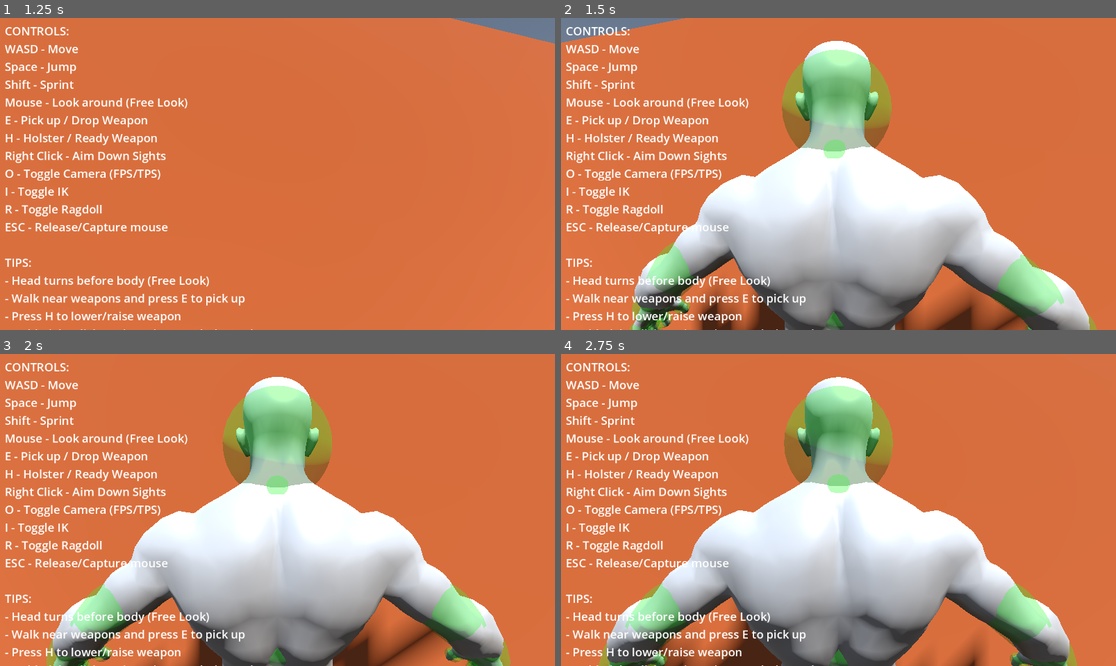
Above: before the commit, frames 1-4 (two rows, left to right).
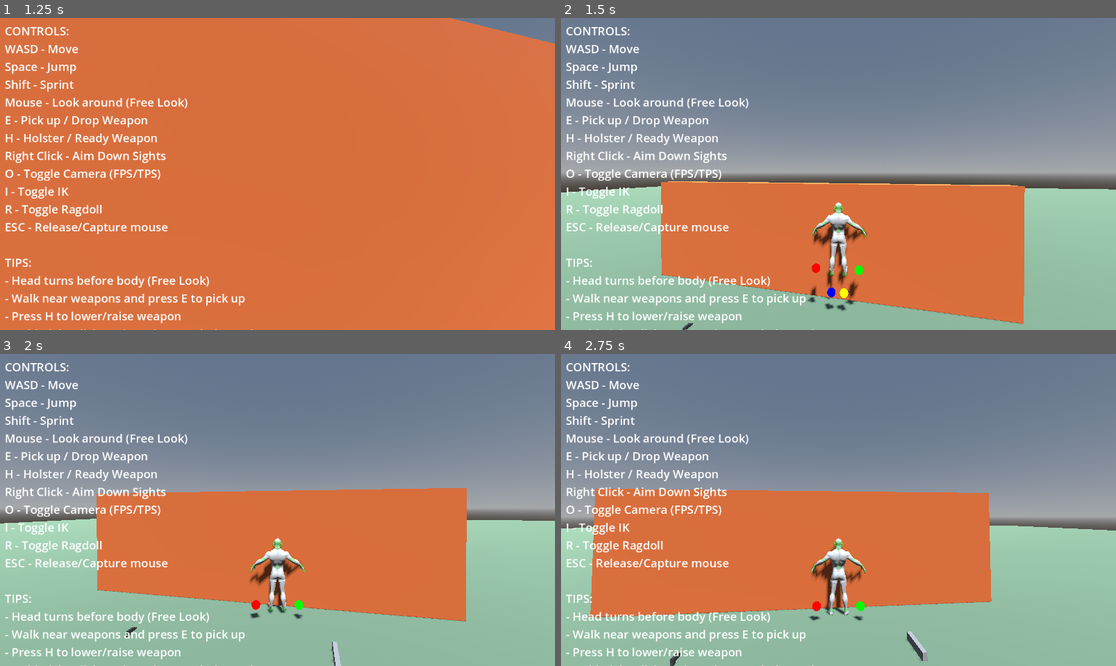
Above: after the commit, the same moments.

Repository: lmf-git/fpsikanimragdoll
Game: Godot game, scene res://world.tscn
Two runs of this game, one before a commit and one after it. Both use one fixed random seed, a clock stepped at 60 frames per second and the inputs below.
Inputs (mouse positions are in pixels of both pictures, inside the frame that each line leads up to):
- Up to frame 1 (1.25 s): tap Enter at 0.5 s; move the mouse to (305, 174) at 0.52 s; hold W (move_forward) from 0.53 s (still down); hold Shift (sprint) from 0.53 s (still down); click (305, 174) at 0.67 s; tap Space (jump) at 0.77 s
- Up to frame 2 (1.5 s): keep holding W (move_forward); move the mouse to (810, 174) at 1.27 s; release Shift (sprint) at 1.28 s; tap O (toggle_camera) at 1.35 s
- Up to frame 3 (2 s): keep holding W (move_forward); tap Space (jump) at 1.52 s
- Up to frame 4 (2.75 s): keep holding W (move_forward); move the mouse to (849, 503) at 2.02 s; hold I (toggle_ik) from 2.03 s (still down)

Frame 1 is identical in both runs. In frame 2, 93% of the frame differs, in the area x 0-100%, y 0-100%; in frame 3, 91%; in frame 4, 89%.

Commit message:
Move TPS camera further back and higher for better view

Diff:
--- a/character.tscn
+++ b/character.tscn
@@ -51,11 +51,11 @@
 head_offset = Vector3(0, 0.1, 0.15)
 
 [node name="TPSCamera" type="Camera3D" parent="."]
-transform = Transform3D(1, 0, 0, 0, 1, 0, 0, 0, 1, 0, 1.5, 3)
+transform = Transform3D(1, 0, 0, 0, 1, 0, 0, 0, 1, 0, 2.5, 5)
 fov = 75.0
 script = ExtResource("4")
-follow_distance = 3.0
-follow_height = 1.5
+follow_distance = 5.0
+follow_height = 2.5
 camera_smoothness = 10.0
 collision_margin = 0.2
 
